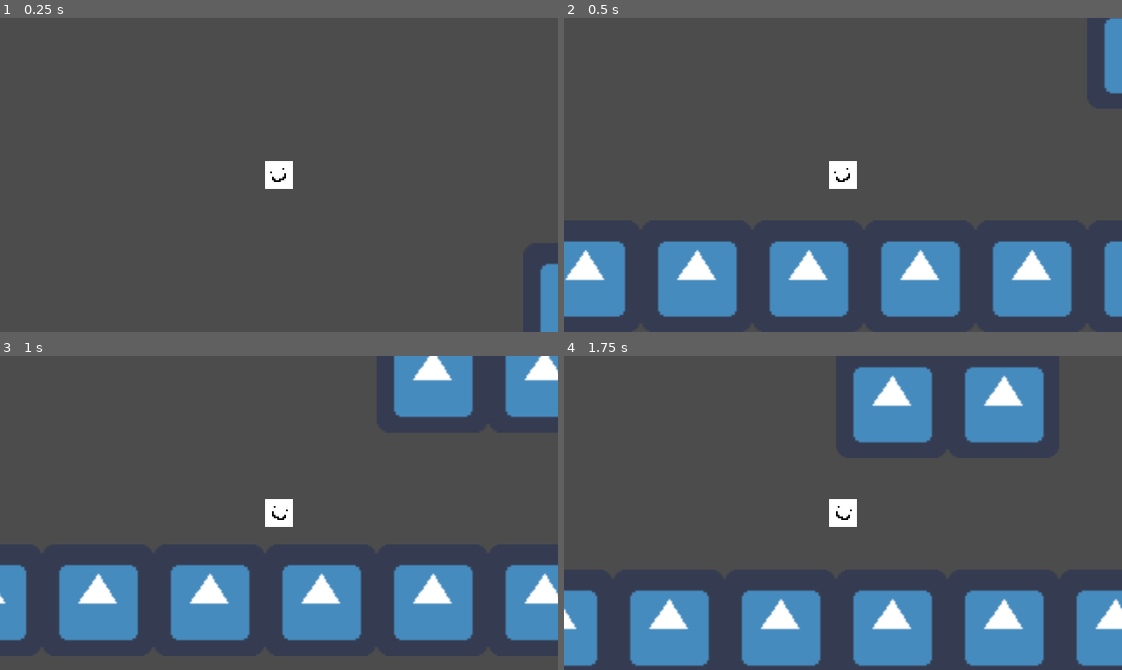
Above: before the commit, frames 1-4 (two rows, left to right).
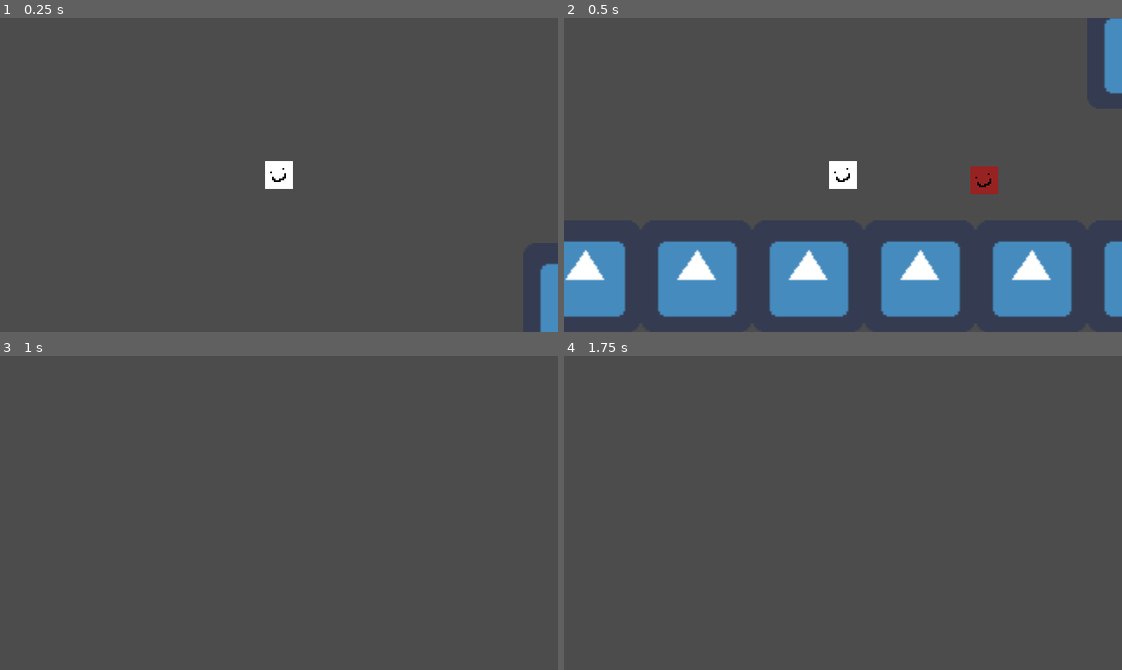
Above: after the commit, the same moments.

Repository: diego-escalante/GO2022-Stomper
Game: Godot game, scene res://Main.tscn
The game is run twice, just before and just after one commit, with the same random seed, the same clock (stepped at 60 frames per second) and the same inputs. The engine's default icon, where the game draws it, is replaced by a stand-in: a white triangle on a blue panel in a dark square.
Inputs:
- Up to frame 1 (0.25 s): no input
- Up to frame 2 (0.5 s): no input
- Up to frame 3 (1 s): hold D (run_right) from 0.53 s (still down); tap Shift (dash) at 0.6 s; tap Space (jump) at 0.77 s
- Up to frame 4 (1.75 s): keep holding D (run_right); tap S (drop) at 1.35 s; tap Space (jump) at 1.52 s

Frame 1 is identical in both runs. In frame 2, 0.4% of the frame differs, in the area x 72-78%, y 47-57%; in frame 3, 22%; in frame 4, 25%, in the area x 0-100%, y 3-99%.

Commit message:
Add Basic enemy collision.

Diff:
--- /dev/null
+++ b/Enemy/Enemy.tscn
@@ -0,0 +1,34 @@
+[gd_scene load_steps=6 format=2]
+
+[ext_resource path="res://16by16test.png" type="Texture" id=1]
+[ext_resource path="res://Enemy/Hitbox.tscn" type="PackedScene" id=2]
+
+[sub_resource type="RectangleShape2D" id=1]
+extents = Vector2( 8, 8 )
+
+[sub_resource type="SpriteFrames" id=2]
+animations = [ {
+"frames": [ ExtResource( 1 ) ],
+"loop": true,
+"name": "default",
+"speed": 5.0
+} ]
+
+[sub_resource type="RectangleShape2D" id=3]
+extents = Vector2( 8, 8 )
+
+[node name="Enemy" type="KinematicBody2D"]
+collision_layer = 2
+collision_mask = 0
+
+[node name="CollisionShape2D" type="CollisionShape2D" parent="."]
+shape = SubResource( 1 )
+
+[node name="AnimatedSprite" type="AnimatedSprite" parent="."]
+modulate = Color( 0.596078, 0.137255, 0.137255, 1 )
+frames = SubResource( 2 )
+
+[node name="Hitbox" parent="." instance=ExtResource( 2 )]
+
+[node name="CollisionShape2D" type="CollisionShape2D" parent="Hitbox"]
+shape = SubResource( 3 )
--- /dev/null
+++ b/Enemy/Hitbox.gd
@@ -0,0 +1,8 @@
+extends Area2D
+
+func _ready():
+	connect("body_entered", self, "_on_Hitbox_body_entered")
+
+func _on_Hitbox_body_entered(body):
+	if body is Player:
+		body.player_die()
--- /dev/null
+++ b/Enemy/Hitbox.tscn
@@ -0,0 +1,8 @@
+[gd_scene load_steps=2 format=2]
+
+[ext_resource path="res://Enemy/Hitbox.gd" type="Script" id=1]
+
+[node name="Hitbox" type="Area2D"]
+collision_layer = 0
+collision_mask = 2
+script = ExtResource( 1 )
--- a/Main.tscn
+++ b/Main.tscn
@@ -1,5 +1,6 @@
-[gd_scene load_steps=3 format=2]
+[gd_scene load_steps=4 format=2]
 
+[ext_resource path="res://Enemy/Enemy.tscn" type="PackedScene" id=1]
 [ext_resource path="res://TileMap.tscn" type="PackedScene" id=2]
 [ext_resource path="res://Player/Player.tscn" type="PackedScene" id=3]
 
@@ -9,6 +10,9 @@
 show_collision = true
 tile_data = PoolIntArray( 65528, 1, 0, 65529, 1, 0, 65530, 1, 0, 65531, 1, 0, 65532, 1, 0, 65533, 1, 0, 65534, 1, 0, 65 …(258 unchanged characters)…
 
+[node name="Enemy" parent="." instance=ExtResource( 1 )]
+position = Vector2( 581, 361 )
+
 [node name="Player" parent="." instance=ExtResource( 3 )]
 position = Vector2( 500, 172 )
 
--- a/Player/Player.tscn
+++ b/Player/Player.tscn
@@ -6,6 +6,9 @@
 [ext_resource path="res://Player/StateMachine/StateMachine.gd" type="Script" id=5]
 [ext_resource path="res://Player/StateMachine/States/Dash.gd" type="Script" id=6]
 [ext_resource path="res://16by16test.png" type="Texture" id=7]
+
+[sub_resource type="RectangleShape2D" id=1]
+extents = Vector2( 8, 8 )
 
 [sub_resource type="SpriteFrames" id=2]
 animations = [ {
@@ -25,22 +28,19 @@
 "speed": 5.0
 } ]
 
-[sub_resource type="RectangleShape2D" id=1]
-extents = Vector2( 8, 8 )
-
 [node name="Player" type="KinematicBody2D"]
 collision_layer = 2
 collision_mask = 5
 script = ExtResource( 4 )
 time_to_dash_distance = 0.2
 
+[node name="CollisionShape2D" type="CollisionShape2D" parent="."]
+shape = SubResource( 1 )
+
 [node name="AnimatedSprite" type="AnimatedSprite" parent="."]
 position = Vector2( 4.76837e-07, 2.38419e-07 )
 frames = SubResource( 2 )
 animation = "Idle"
-
-[node name="CollisionShape2D" type="CollisionShape2D" parent="."]
-shape = SubResource( 1 )
 
 [node name="StateMachine" type="Node" parent="."]
 script = ExtResource( 5 )
@@ -54,5 +54,3 @@
 
 [node name="Dash" type="Node" parent="StateMachine"]
 script = ExtResource( 6 )
-
-[node name="UnimplementedState" type="Node" parent="."]
